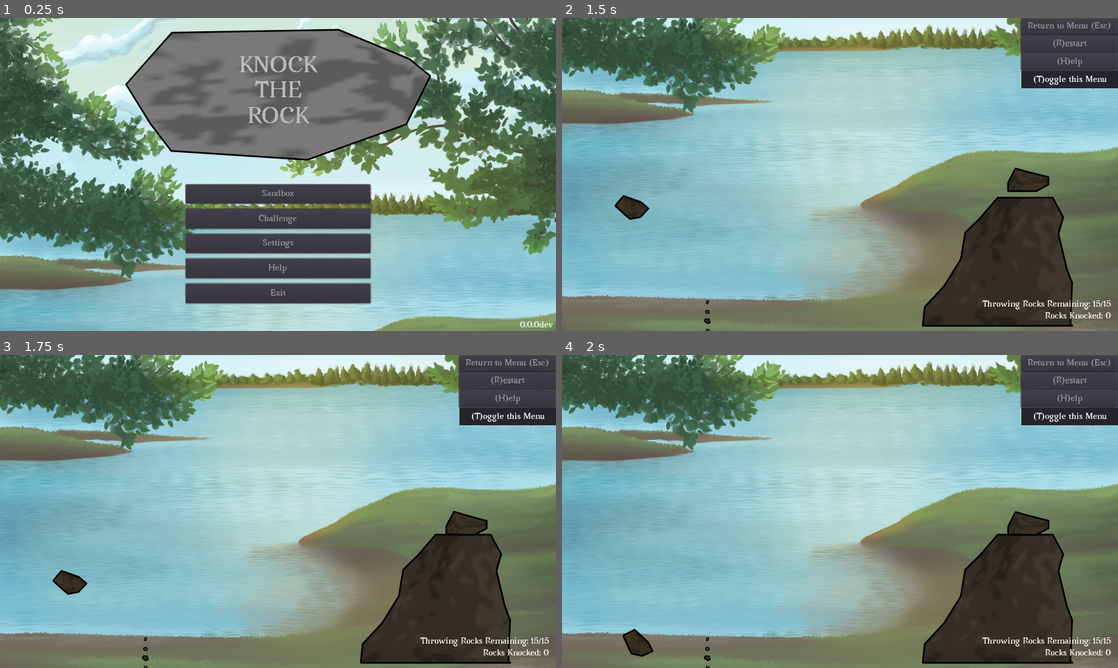
Above: before the commit, frames 1-4 (two rows, left to right).
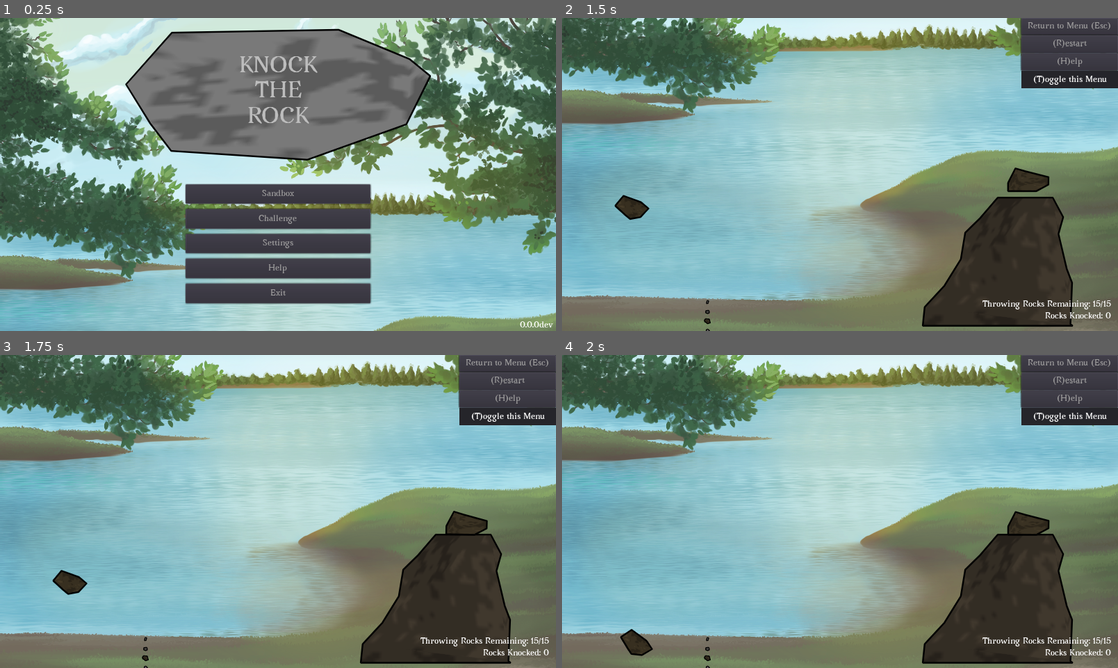
Above: after the commit, the same moments.

Repository: ebrahimebrahim/knock-the-rock
Game: Godot game, scene res://MenuScreen.tscn
Two runs of this game, one before a commit and one after it. Both use one fixed random seed, a clock stepped at 60 frames per second and the inputs below. Sound files missing from this copy of the repository are replaced by a short silence.
Inputs (mouse positions are in pixels of both pictures, inside the frame that each line leads up to):
- Up to frame 1 (0.25 s): no input
- Up to frame 2 (1.5 s): click "Challenge" at 0.5 s; move the mouse to (962, 158) at 1.27 s; press the mouse at (962, 158) at 1.28 s
- Up to frame 3 (1.75 s): no input
- Up to frame 4 (2 s): no input

Frames 1-3 are identical in both runs. In frame 4, 0.1% of the frame differs, in the area x 10-17%, y 87-97%.

Commit message:
spawn initial rocks faster
In challenge mode. Function consider_providing_throwing_rocks now takes a parameter, which is the delay till spawn of the second rock.

Diff:
--- a/ktr/GameChallenge.gd
+++ b/ktr/GameChallenge.gd
@@ -26,7 +26,7 @@
 	beuld_topmid = beuld.global_transform.xform(beuld.top_mid())
 	initialize_beuld_top_area()
 
-	consider_providing_throwing_rocks()
+	consider_providing_throwing_rocks(0.05)
 
 	place_new_target_rock()
 
@@ -176,10 +176,10 @@
 		if not rock.is_connected("tree_exited",self,"_last_rock_gone"):
 			rock.connect("tree_exited",self,"_last_rock_gone",[],CONNECT_ONESHOT)
 		$EndGameFailsafe.start()
-	consider_providing_throwing_rocks()
-
-
-func consider_providing_throwing_rocks() -> void:
+	consider_providing_throwing_rocks(1.0)
+
+
+func consider_providing_throwing_rocks(delay_of_the_second_rock : float) -> void:
 	if num_incoming_throwing_rocks + len(throwzone_rocks) == 0 and num_reserve_throwing_rocks > 0:
 		num_reserve_throwing_rocks -= 1
 		num_incoming_throwing_rocks += 1
@@ -187,7 +187,7 @@
 	if num_incoming_throwing_rocks + len(throwzone_rocks) == 1 and num_reserve_throwing_rocks > 0:
 		num_reserve_throwing_rocks -= 1
 		num_incoming_throwing_rocks += 1
-		order_throwing_rock(1.0)
+		order_throwing_rock(delay_of_the_second_rock)
 
 
 func order_throwing_rock(delay : float) -> void:
